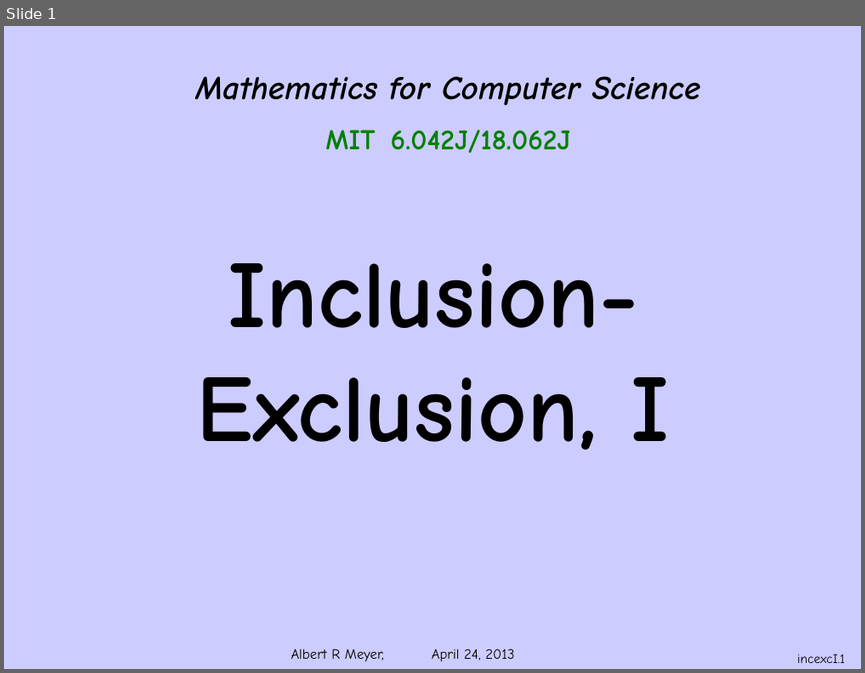
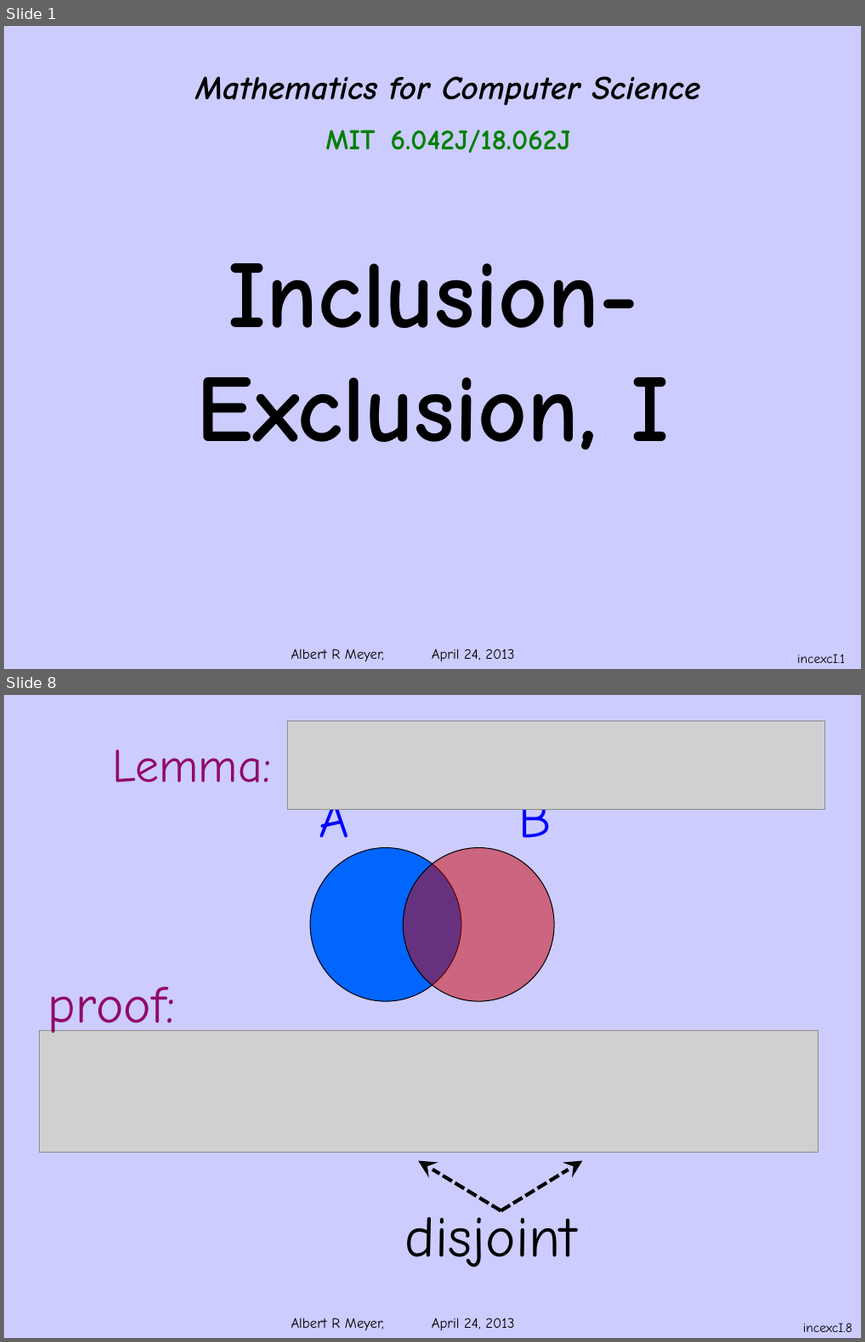
Before and after one commit to armeyer/mcs_web, a slide deck: spring13/slides13/incexcI.pptx. Shown one above the other, each under a label of ours: slide 1 before the commit, slides 1 and 8 after it; the slides between them are not shown. The pictures are 865x673 and 865x1342 pixels, drawn with LibreOffice and Linux fonts; fonts in the diff are those of the drawing; grey boxes stand for pictures; background and template pictures are left out. Boxes give left, top, right and bottom in pixels: in the first picture for what was removed or moved away, otherwise in the second. Text is boxed around its words. In the diff, an @@ line names an element or a change of style, - is before the commit and + after.

Commit message:
add incexc-60-04-42.pptx incexcbinom.pptx incexc2set.pptx

```diff
--- a/spring13/slides13/incexcI.pptx
+++ b/spring13/slides13/incexcI.pptx
@@ slide 8 added at [4, 695, 861, 1338], background #CCCCFF; not listed: 1 template element that a slide beside it also shows @@
@@ picture added at [288, 721, 825, 809] @@
@@ title added at [113, 749, 272, 783], 40 pt, text #90096D @@
+Lemma:
@@ group added at [310, 792, 554, 1001]: 2 texts, 2 ellipses @@
+A
+B
@@ text added at [48, 987, 175, 1039], 44 pt, text #90096D @@
+proof:
@@ picture added at [40, 1031, 818, 1152] @@
@@ arrow added from (501, 1211) to (418, 1160), #000000 3 pt dashed @@
@@ arrow added from (501, 1211) to (582, 1160), #000000 3 pt dashed @@
@@ text added at [405, 1208, 577, 1267], 48 pt, text #000000 @@
+disjoint
@@ page number added at [803, 1322, 852, 1332], 11 pt, text #000000 @@
+incexcI.8
```
Also in this commit, not shown: 6 slides changed, 4 other slides added, 4 other files.
